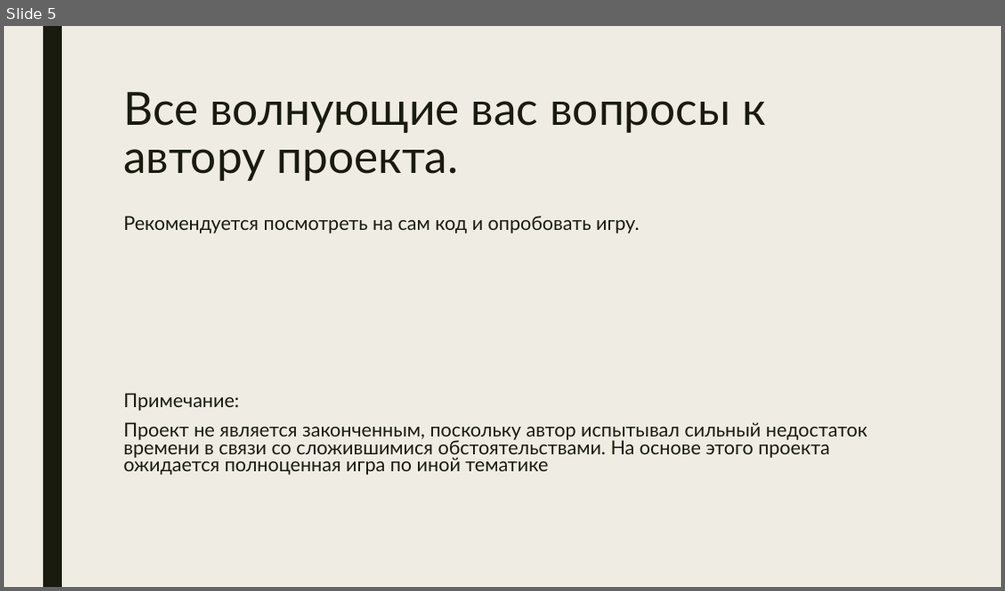
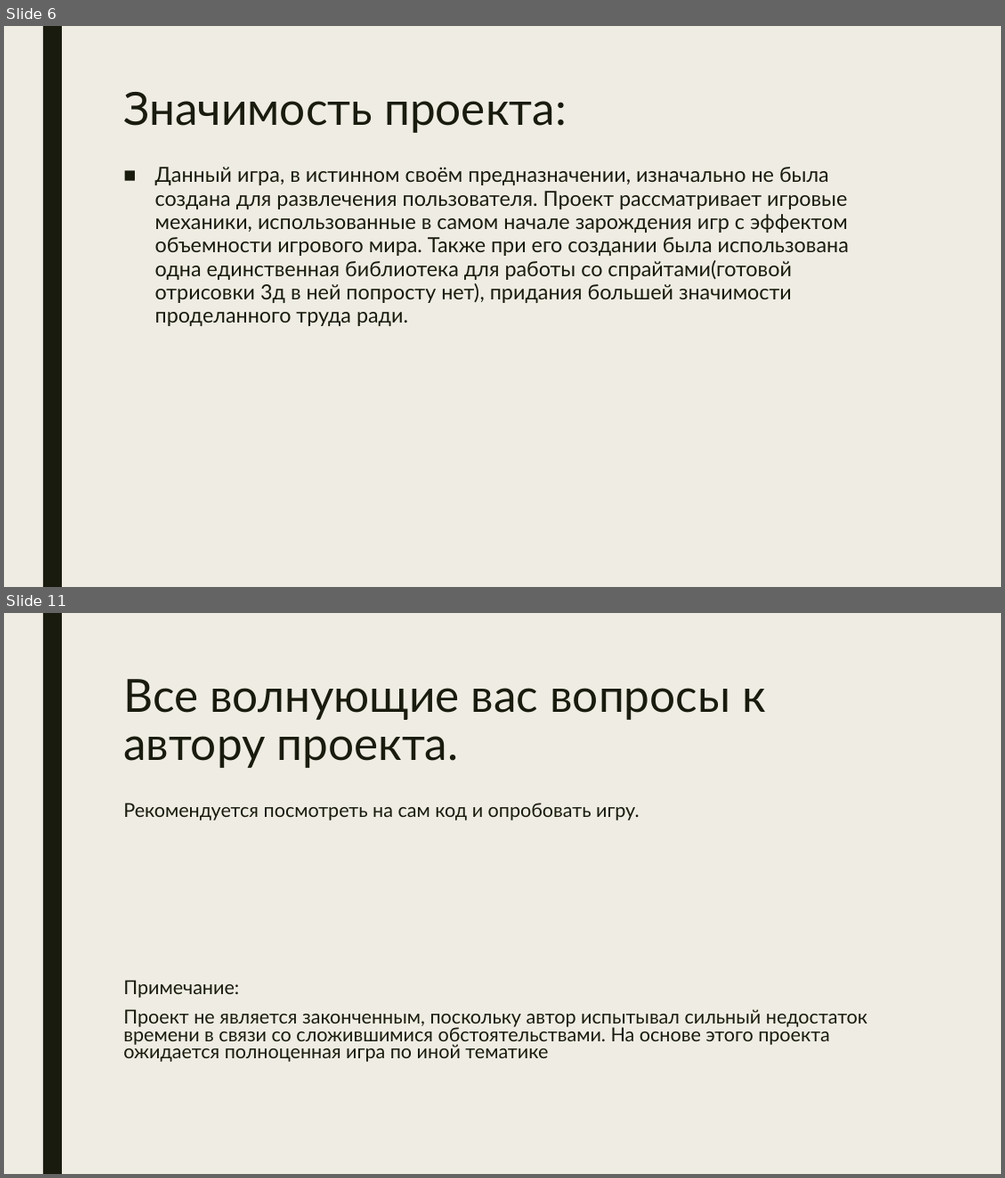
Before and after one commit to What-is-love-bdnhm/game_project, a slide deck: docs/project.pptx. Shown one above the other, each under a label of ours: slide 5 before the commit, slides 6 and 11 after it; the slides between them are not shown. The pictures are 1005x591 and 1005x1178 pixels, drawn with LibreOffice and Linux fonts; fonts in the diff are those of the drawing. Boxes give left, top, right and bottom in pixels: in the first picture for what was removed or moved away, otherwise in the second. Text is boxed around its words. In the diff, an @@ line names an element or a change of style, - is before the commit and + after.

```diff
--- a/docs/project.pptx
+++ b/docs/project.pptx
@@ slide 6 added at box(4, 26, 1001, 587), background #EFEDE3; not listed: 1 template element that a slide beside it also shows @@
@@ title added at box(123, 92, 566, 133), 44 pt, text #191B0E @@
+Значимость проекта:
@@ text added at box(155, 167, 849, 326), 20 pt, text #191B0E @@
+■ Данный игра, в истинном своём предназначении, изначально не была создана для развлечения пользователя. Проект рассматривает игровые механики, использованные в самом начале зарождения игр с эффектом объемности игрового мира. Также при его создании была использована одна единственная библиотека для работы со спрайтами(готовой отрисовки 3д в ней попросту нет), придания большей значимости проделанного труда ради.
@@ what was slide 5 is now slide 11 @@
```
Also in this commit, not shown: 4 slides changed, 5 other slides added, 59 other files.
